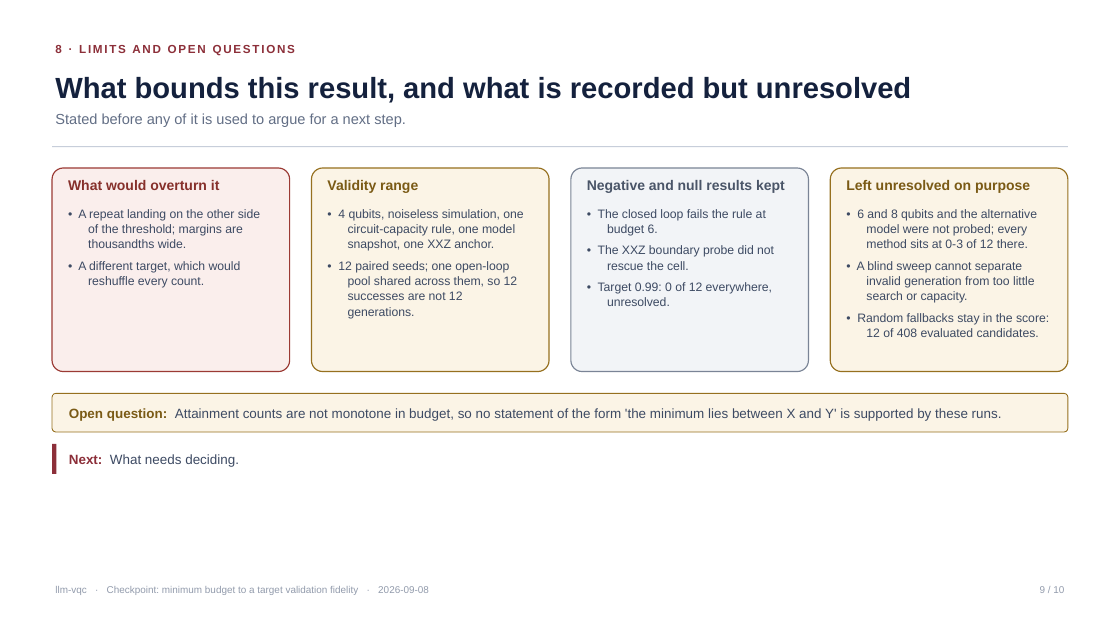
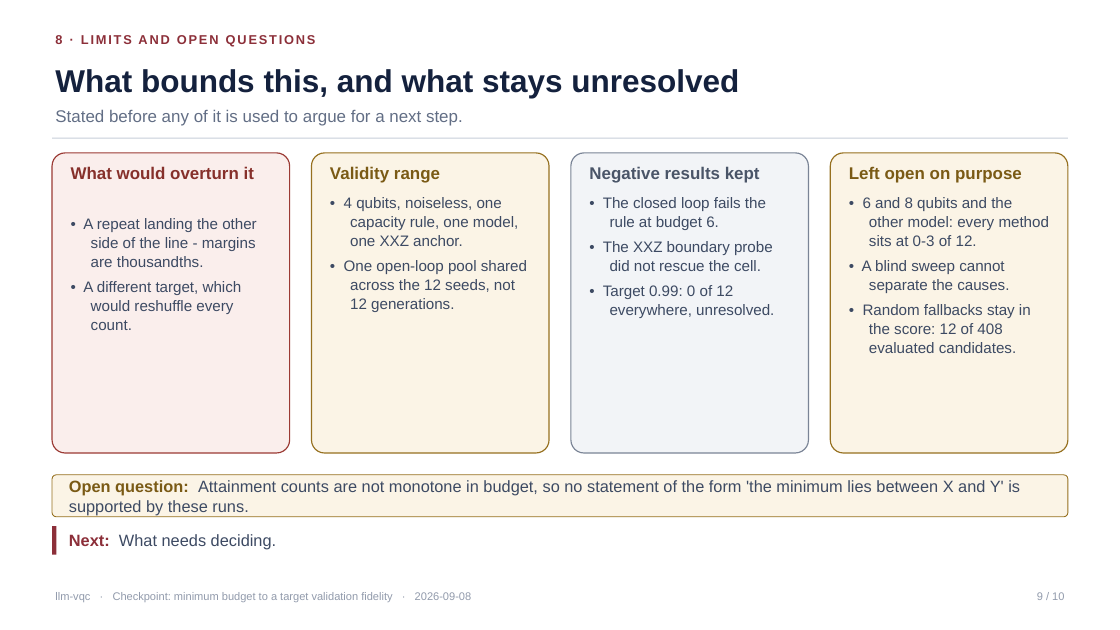
Before and after one commit to dorakingx/llm-vqc, a slide deck: slide 9 of outputs/qae_budget_targets_v2_20260908/deck/20260908_llm-vqc.pptx. Drawn at 1120x630 pixels with LibreOffice and Linux fonts; fonts in the diff are those of the drawing. Boxes give left, top, right and bottom in pixels: in the first picture for what was removed or moved away, otherwise in the second. Text is boxed around its words. In the diff, an @@ line names an element or a change of style, - is before the commit and + after.

```diff
--- a/outputs/qae_budget_targets_v2_20260908/deck/20260908_llm-vqc.pptx
+++ b/outputs/qae_budget_targets_v2_20260908/deck/20260908_llm-vqc.pptx
@@ text "8 · LIMITS AND OPEN ..." at [55,35,316,47]: size 10 to 11 pt @@
@@ text at [55,69,739,98]: text changed; size 25 to 27 pt @@
-What bounds this result, and what is recorded but unresolved
+What bounds this, and what stays unresolved
@@ text "Stated before any of it ..." at [55,109,463,126]: size 12.5 to 14.5 pt @@
@@ rectangle: place and size @@
-rectangle at [52,146,1068,147]
+rectangle at [52,138,1068,139]
@@ rounded rectangle: place and size @@
-rounded rectangle at [52,168,290,371]
+rounded rectangle at [52,153,290,453]
@@ text "What would overturn it" at [71,166,254,179]: size 12 to 14.5 pt @@
@@ text "What would overturn it": place and size @@
-text "What would overturn it" at [68,180,220,190]
+text "What would overturn it" at [71,166,254,179]
@@ rounded rectangle: place and size @@
-rounded rectangle at [312,168,549,371]
+rounded rectangle at [312,153,549,453]
@@ text "Validity range": place and size @@
-text "Validity range" at [327,180,418,193]
+text "Validity range" at [330,166,440,183]
@@ text "Validity range" at [330,166,440,183]: size 12 to 14.5 pt @@
@@ rounded rectangle: place and size @@
-rounded rectangle at [571,168,809,371]
+rounded rectangle at [571,153,809,453]
@@ text at [589,166,760,183]: text changed; size 12 to 14.5 pt @@
-Negative and null results kept
+Negative results kept
@@ rounded rectangle: place and size @@
-rounded rectangle at [830,168,1068,371]
+rounded rectangle at [830,153,1068,453]
@@ text at [849,166,1022,183]: text changed; size 12 to 14.5 pt @@
-Left unresolved on purpose
+Left open on purpose
@@ text at [344,197,527,312]: text changed; size 10.5 to 13 pt @@
-• 4 qubits, noiseless simulation, one circuit-capacity rule, one model snapshot, one XXZ anchor.
-• 12 paired seeds; one open-loop pool shared across them, so 12 successes are not 12 generations.
+• 4 qubits, noiseless, one capacity rule, one model, one XXZ anchor.
+• One open-loop pool shared across the 12 seeds, not 12 generations.
@@ text "• The closed loop fails ...": place and size @@
-text "• The closed loop fails ..." at [598,209,774,306]
+text "• The closed loop fails ..." at [603,197,774,318]
@@ text "• The closed loop fails ..." at [603,197,774,318]: size 10.5 to 13 pt @@
@@ text "• 6 and 8 qubits ...": place and size @@
-text "• 6 and 8 qubits ..." at [857,209,1049,337]
+text "• 6 and 8 qubits ..." at [862,197,1050,353]
@@ text at [862,197,1050,293]: text changed; size 10.5 to 13 pt @@
-• 6 and 8 qubits and the alternative model were not probed; every method sits at 0-3 of 12 there.
-• A blind sweep cannot separate invalid generation from too little search or capacity.
+• 6 and 8 qubits and the other model: every method sits at 0-3 of 12.
+• A blind sweep cannot separate the causes.
@@ text "• A repeat landing the ...": place and size @@
-text "• A repeat landing the ..." at [78,209,260,288]
+text "• A repeat landing the ..." at [83,218,257,330]
@@ text at [83,218,257,267]: text changed; size 10.5 to 13 pt @@
-• A repeat landing on the other side of the threshold; margins are thousandths wide.
+• A repeat landing the other side of the line - margins are thousandths.
@@ text at [83,281,242,330]: size 10.5 to 13 pt in "• A different target, which would reshuffle ..." @@
@@ text at [863,304,1031,353]: size 10.5 to 13 pt in "• Random fallbacks stay in the score: ..." @@
@@ text "Open question: Attainment counts are ..." at [69,480,1020,515]: size 11.5 to 14 pt @@
@@ 2 texts, 1 rounded rectangle, 1 rectangle: place and size @@
-2 texts, 1 rounded rectangle, 1 rectangle at [52,393,1068,474]
+2 texts, 1 rounded rectangle, 1 rectangle at [52,475,1068,555]
@@ text "Next: What needs deciding." at [69,534,276,550]: size 11.5 to 14 pt @@
@@ text "llm-vqc · Checkpoint: minimum budget ..." at [55,592,472,602]: size 8.5 to 9.5 pt @@
@@ text "9 / 10" at [1037,592,1064,600]: size 8.5 to 9.5 pt @@
```
Also in this commit, not shown: 9 other slides changed, 5 other files.
